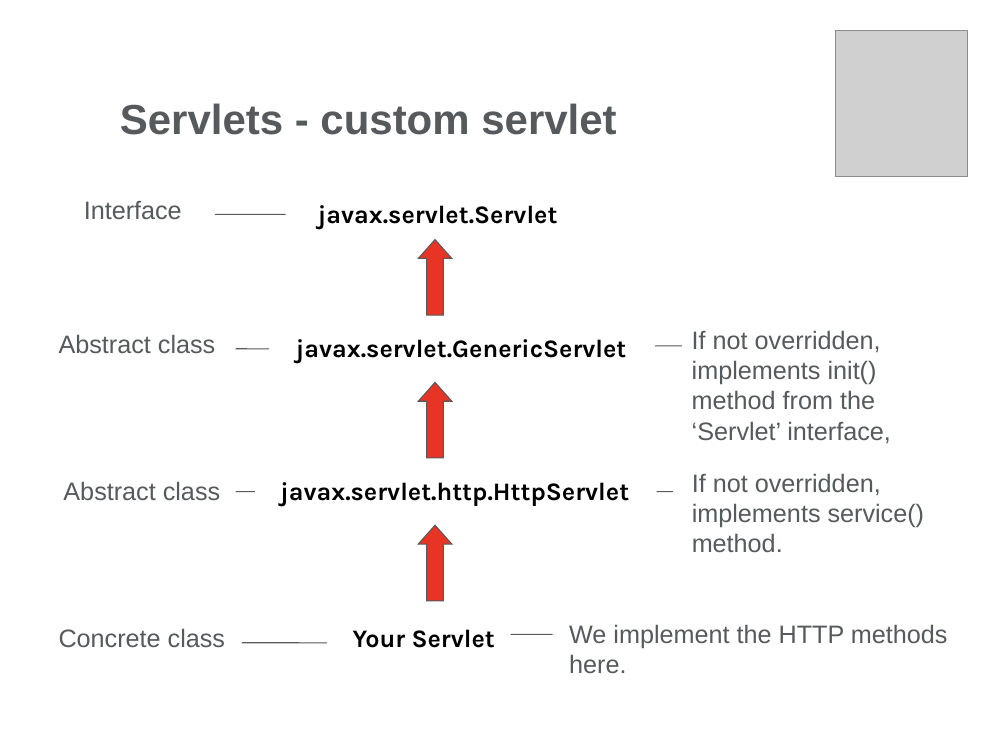
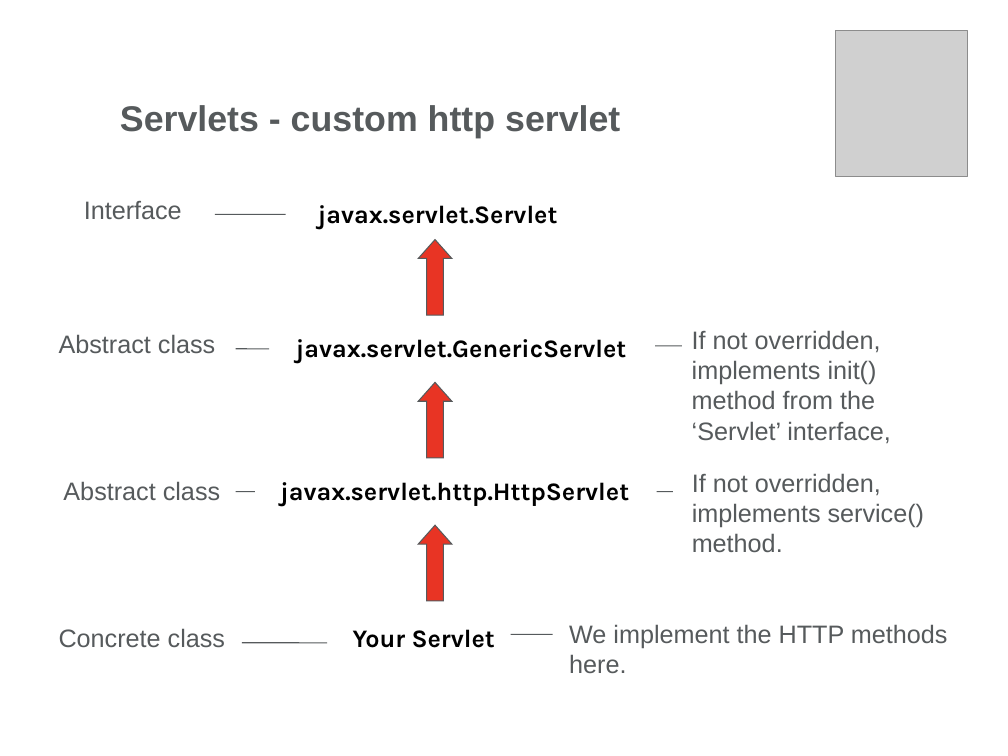
Before and after one commit to radu-duca/JavaDocs, a slide deck: slide 37 of Servlets/Day 1/Docs/Web Presentation-Part1.pptx (slide 36 before the commit). Drawn at 1008x756 pixels with LibreOffice and Linux fonts; fonts in the diff are those of the drawing; grey boxes stand for pictures; background and template pictures are left out. Boxes give left, top, right and bottom in pixels: in the first picture for what was removed or moved away, otherwise in the second. Text is boxed around its words. In the diff, an @@ line names an element or a change of style, - is before the commit and + after.

```diff
--- a/Servlets/Day 1/Docs/Web Presentation-Part1.pptx
+++ b/Servlets/Day 1/Docs/Web Presentation-Part1.pptx
@@ text at <box>120,105,620,138</box>: text changed; size 30 to 25.5 pt @@
-Servlets - custom servlet
+Servlets - custom http servlet
```
Also in this commit, not shown: 5 other slides changed, 1 slide added, 2 other files.
